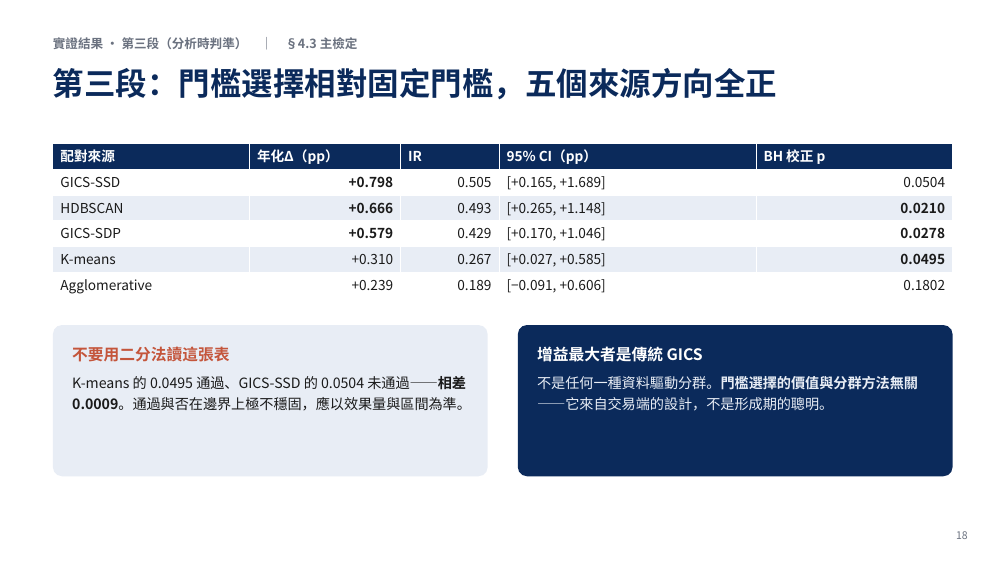
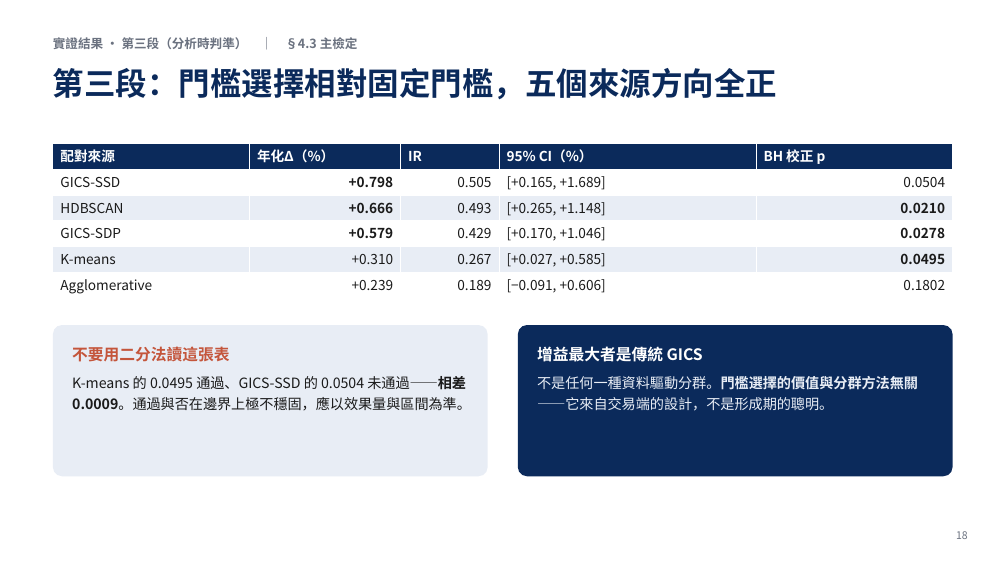
Before and after one commit to LerajieAsta/pairtrade_trainingproject, a slide deck: slide 18 of thesis/1150922.pptx. Drawn at 1008x567 pixels with LibreOffice and Linux fonts; fonts in the diff are those of the drawing. Boxes give left, top, right and bottom in pixels: in the first picture for what was removed or moved away, otherwise in the second. Text is boxed around its words. In the diff, an @@ line names an element or a change of style, - is before the commit and + after.

```diff
--- a/thesis/1150922.pptx
+++ b/thesis/1150922.pptx
@@ table at bbox=[53, 144, 953, 298] @@
-row 1, column 2: 年化Δ（pp）
+row 1, column 2: 年化Δ（%）
-row 1, column 4: 95% CI（pp）
+row 1, column 4: 95% CI（%）
```
Also in this commit, not shown: 4 other slides changed, 12 other files.
